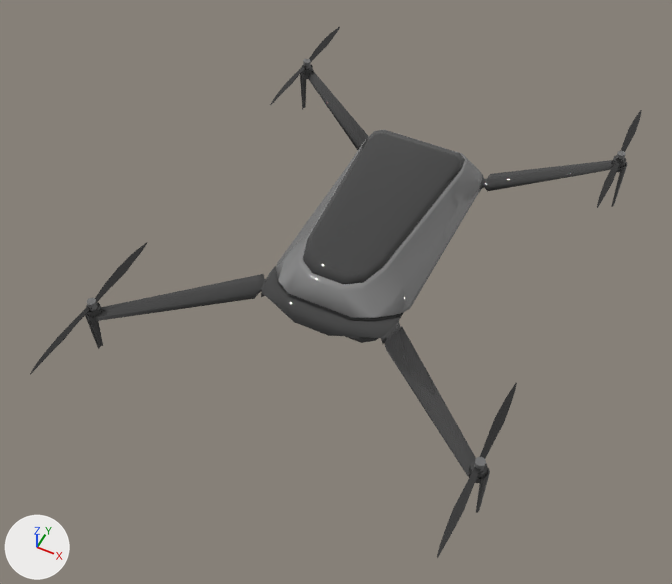
Renders of the glTF model assets/models/drones/drone.glb from each side of a commit.
Camera for both pictures: a 50 mm lens placed at (1.95, -4.57, 4.89), pointed at (-0.13, -0.41, -0.31). Lighting does not change. The marker at lower left points along +X, +Y and +Z. Where no turn or scale is listed for an object, it has been applied to the vertices. Vertices at the same position are counted once.
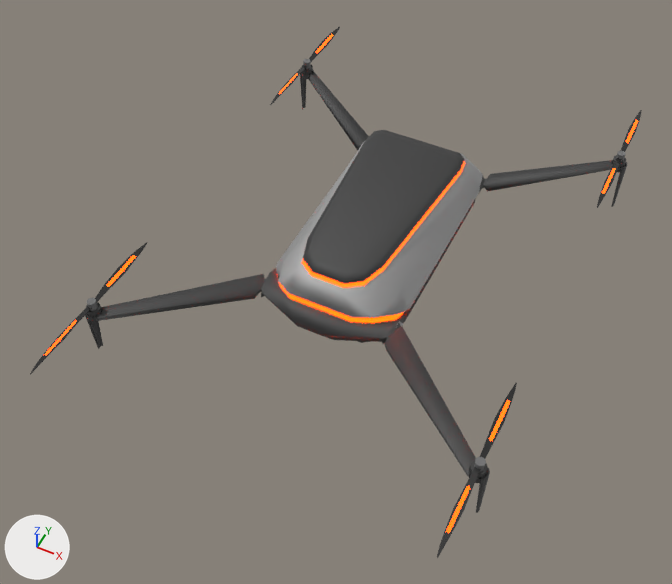
Boxes (x1, y1, x2, y2) around the edits, measured in the pictures (672 x 584 px):
part 1 of me_cube_001, built on: before (263, 129, 468, 338); after (96, 141, 475, 477)
part 2 of me_cube_001, surface changed: (101, 74, 613, 474) in both
part 3 of me_cube_002, built on: (312, 33, 335, 57) in both
part 4 of me_cube_004, built on: (103, 254, 137, 290) in both
part 5 of me_cube_005, built on: (43, 316, 80, 356) in both
part 6 of me_cube_010, built on: (623, 119, 639, 147) in both
part 7 of me_cube_011, built on: (601, 165, 619, 194) in both
part 8 of me_cube_012, built on: (486, 399, 512, 445) in both
part 9 of me_cube_013, built on: (444, 482, 474, 534) in both

What changed in the scene script:
```text
Change me_cube_001:
    remove me_cube_001.from_pydata(...)  # 372 vertices, 740 faces; spans x -1.4..1.4, y -1.63..1.6, z -0.31..0.33
    add me_cube_001.from_pydata(...)  # 477 vertices, 950 faces; spans x -1.4..1.4, y -1.63..1.6, z -0.31..0.33
    me_cube_001 part 1: 55 vertices moved from x -0.5..0.52, y -0.94..0.82, z -0.04..0.29 to x -0.5..0.52, y -0.94..0.82, z -0.07..0.26; 5 vertices removed from x -0.48..0.5, y -0.69..0.8, z -0.04..0.03; 110 vertices added at x -1.38..1.38, y -1.63..0.8, z -0.31..0.03
    me_cube_001 part 2: 627 kept faces spanning x -1.4..1.4, y -1.63..1.6, z -0.31..0.33 get new texture (UV) coordinates
Change me_cube_002:
    remove me_cube_002.from_pydata(...)  # 36 vertices, 68 faces; spans x -1.435..-1.375, y 1.58..2.224, z 0.098..0.118
    add me_cube_002.from_pydata(...)  # 46 vertices, 88 faces; spans x -1.435..-1.375, y 1.58..2.224, z 0.098..0.118
    me_cube_002 part 3
    4 vertices are removed from x -1.403..-1.402, y 1.741..1.902, z 0.105..0.11
    24 faces are deleted
    14 vertices are added at x -1.415..-1.391, y 1.729..2.062, z 0.102..0.114
    44 new faces join them
Change me_cube_004:
    remove me_cube_004.from_pydata(...)  # 36 vertices, 68 faces; spans x -1.435..-1.375, y -1.56..-0.916, z 0.098..0.118
    add me_cube_004.from_pydata(...)  # 46 vertices, 88 faces; spans x -1.435..-1.375, y -1.56..-0.916, z 0.098..0.118
    me_cube_004 part 4
    4 vertices are removed from x -1.403..-1.402, y -1.399..-1.238, z 0.105..0.11
    24 faces are deleted
    14 vertices are added at x -1.415..-1.391, y -1.411..-1.078, z 0.102..0.114
    44 new faces join them
Change me_cube_005:
    remove me_cube_005.from_pydata(...)  # 36 vertices, 68 faces; spans x -1.435..-1.375, y -2.245..-1.602, z 0.098..0.118
    add me_cube_005.from_pydata(...)  # 46 vertices, 88 faces; spans x -1.435..-1.375, y -2.245..-1.602, z 0.098..0.118
    me_cube_005 part 5
    4 vertices are removed from x -1.408..-1.407, y -1.923..-1.762, z 0.105..0.11
    24 faces are deleted
    14 vertices are added at x -1.42..-1.395, y -2.083..-1.75, z 0.102..0.114
    44 new faces join them
Change me_cube_010:
    remove me_cube_010.from_pydata(...)  # 36 vertices, 68 faces; spans x 1.37..1.431, y 1.58..2.224, z 0.098..0.118
    add me_cube_010.from_pydata(...)  # 46 vertices, 88 faces; spans x 1.37..1.431, y 1.58..2.224, z 0.098..0.118
    me_cube_010 part 6
    4 vertices are removed from x 1.403, y 1.741..1.902, z 0.105..0.11
    24 faces are deleted
    14 vertices are added at x 1.391..1.415, y 1.729..2.062, z 0.102..0.114
    44 new faces join them
Change me_cube_011:
    remove me_cube_011.from_pydata(...)  # 36 vertices, 68 faces; spans x 1.37..1.431, y 0.895..1.538, z 0.098..0.118
    add me_cube_011.from_pydata(...)  # 46 vertices, 88 faces; spans x 1.37..1.431, y 0.895..1.538, z 0.098..0.118
    me_cube_011 part 7
    4 vertices are removed from x 1.398..1.399, y 1.216..1.377, z 0.105..0.11
    24 faces are deleted
    14 vertices are added at x 1.386..1.411, y 1.057..1.39, z 0.102..0.114
    44 new faces join them
Change me_cube_012:
    remove me_cube_012.from_pydata(...)  # 36 vertices, 68 faces; spans x 1.37..1.431, y -1.558..-0.914, z 0.098..0.118
    add me_cube_012.from_pydata(...)  # 46 vertices, 88 faces; spans x 1.37..1.431, y -1.558..-0.914, z 0.098..0.118
    me_cube_012 part 8
    4 vertices are removed from x 1.403, y -1.397..-1.236, z 0.105..0.11
    24 faces are deleted
    14 vertices are added at x 1.391..1.415, y -1.41..-1.077, z 0.102..0.114
    44 new faces join them
Change me_cube_013:
    remove me_cube_013.from_pydata(...)  # 36 vertices, 68 faces; spans x 1.37..1.431, y -2.244..-1.6, z 0.098..0.118
    add me_cube_013.from_pydata(...)  # 46 vertices, 88 faces; spans x 1.37..1.431, y -2.244..-1.6, z 0.098..0.118
    me_cube_013 part 9
    4 vertices are removed from x 1.398..1.399, y -1.922..-1.761, z 0.105..0.11
    24 faces are deleted
    14 vertices are added at x 1.386..1.411, y -2.081..-1.749, z 0.102..0.114
    44 new faces join them
```
